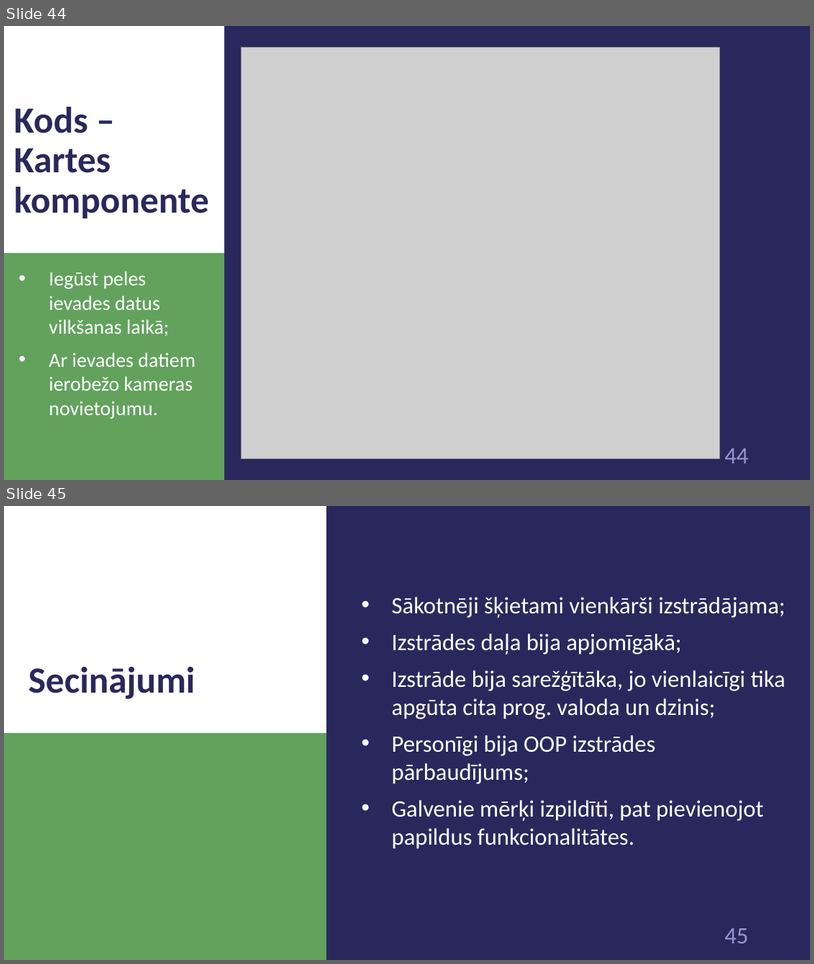
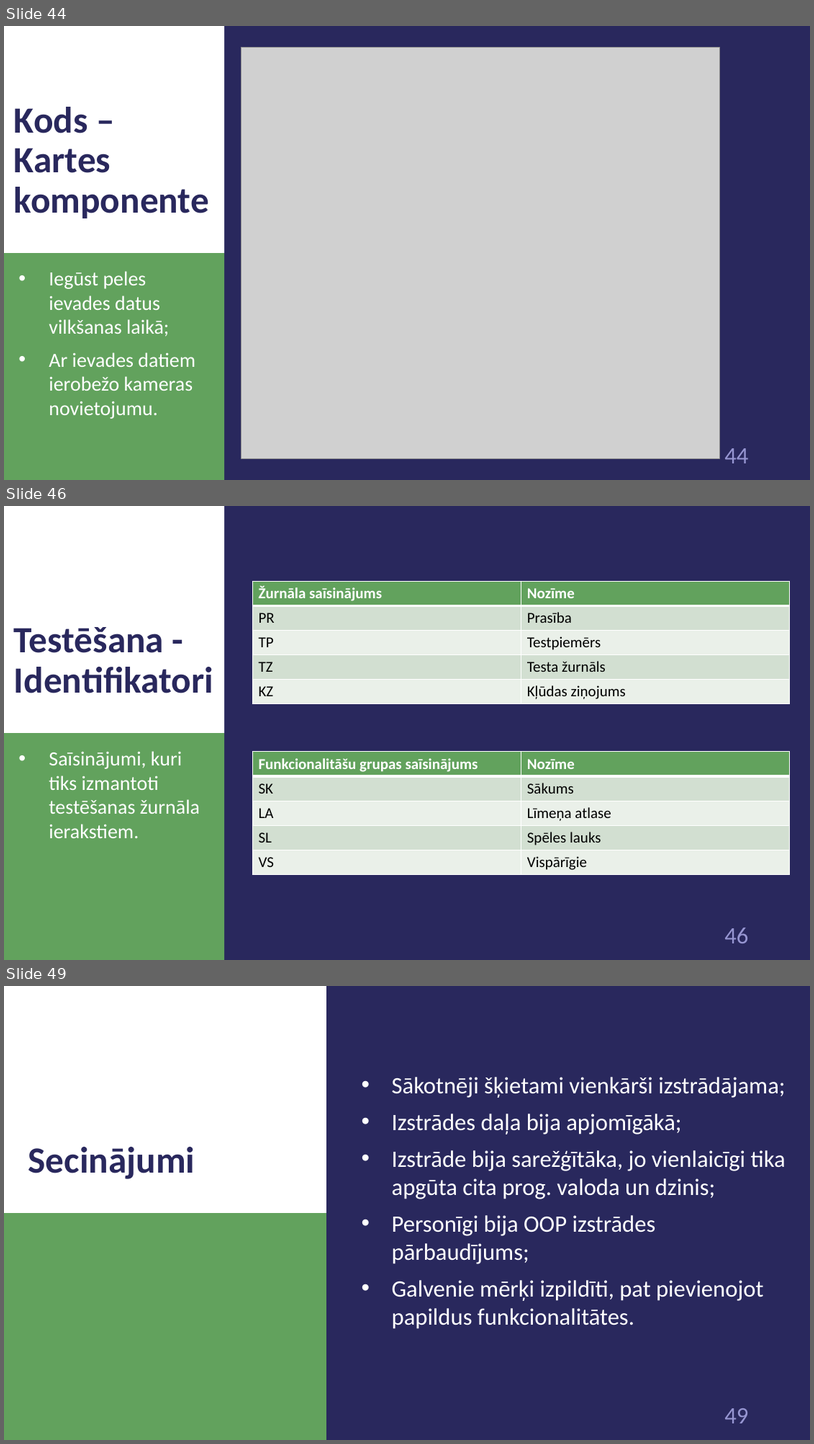
Before and after one commit to 1ivyatan/drumstalotajs, a slide deck: Documentation/Prezentācija (pilnā).pptx. Shown one above the other, each under a label of ours: slides 44 and 45 before the commit, slides 44, 46 and 49 after it; the slides between them are not shown. The pictures are 814x964 and 814x1444 pixels, drawn with LibreOffice and Linux fonts; fonts in the diff are those of the drawing; grey boxes stand for pictures. Boxes give left, top, right and bottom in pixels: in the first picture for what was removed or moved away, otherwise in the second. Text is boxed around its words. In the diff, an @@ line names an element or a change of style, - is before the commit and + after.

```diff
--- a/Documentation/Prezentācija (pilnā).pptx
+++ b/Documentation/Prezentācija (pilnā).pptx
@@ slide 46 added at bbox=[4, 506, 810, 960], background #29285D; not listed: 3 template elements that a slide beside it also shows @@
@@ table added at bbox=[252, 581, 790, 704], 5 rows, 2 columns @@
+Žurnāla saīsinājums | Nozīme
+PR | Prasība
+TP | Testpiemērs
+TZ | Testa žurnāls
+KZ | Kļūdas ziņojums
@@ title added at bbox=[14, 627, 214, 693], 44 pt, text #29285D, bold @@
+Testēšana - Identifikatori
@@ text added at bbox=[49, 751, 200, 838], 24 pt, text #FFFFFF @@
+• Saīsinājumi, kuri tiks izmantoti testēšanas žurnāla ierakstiem.
@@ table added at bbox=[252, 752, 790, 875], 5 rows, 2 columns @@
+Funkcionalitāšu grupas saīsinājums | Nozīme
+SK | Sākums
+LA | Līmeņa atlase
+SL | Spēles lauks
+VS | Vispārīgie
@@ what was slide 45 is now slide 49 @@
@@ page number at bbox=[725, 1408, 748, 1423]: text changed @@
-45
+49
```
Also in this commit, not shown: 1 slide changed, 3 other slides added.
